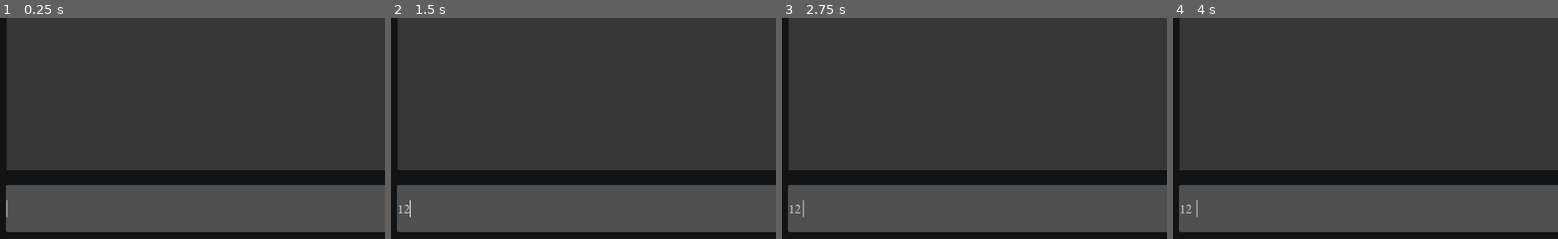
Above: before the commit, frames 1-4 (left to right).
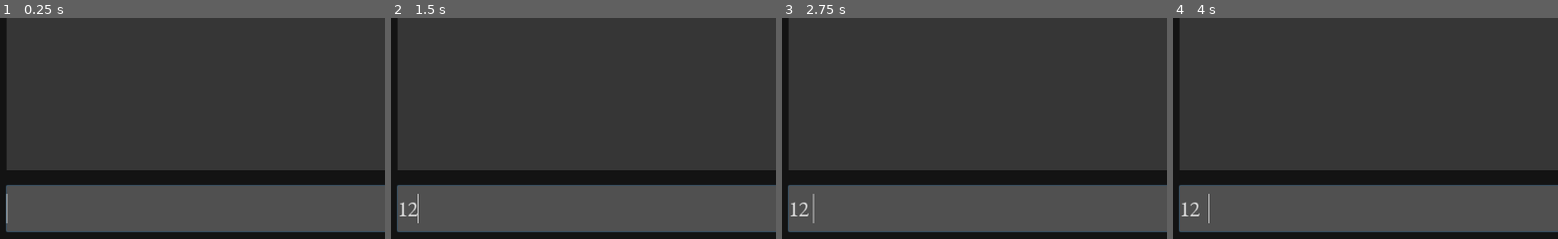
Above: after the commit, the same moments.

Repository: philipuriarte/Godot-Retro-Text-Adventure-Tutorial
Game: Godot game, scene res://game.tscn
Two runs of this game, one before a commit and one after it. Both use one fixed random seed, a clock stepped at 60 frames per second and the inputs below.
Inputs (mouse positions are % of the whole screen's width and height, from its top left):
- Up to frame 1 (0.25 s): no input
- Up to frame 2 (1.5 s): click (50, 93) at 0.52 s; type "12" at 0.6 s; tap Enter at 1.25 s
- Up to frame 3 (2.75 s): tap Space at 2 s
- Up to frame 4 (4 s): tap Enter at 2.75 s; tap Space at 3.5 s
The pictures show only the part of the screen within x 0-50%, y 50-100%; the shares and areas given below are measured in that part.

The runs differ from the first frame. In frame 1, less than 0.1% of the frame differs, in the area x 1-3%, y 79-93%; in frame 2, 0.2%; in frame 3, 0.3%, in the area x 2-9%, y 79-93%; in frame 4, 0.2%.

Commit message:
Update font in Input node

Diff:
--- a/game.tscn
+++ b/game.tscn
@@ -1,7 +1,7 @@
 [gd_scene load_steps=7 format=2]
 
 [ext_resource path="res://input.gd" type="Script" id=1]
-[ext_resource path="res://fonts/eb_garamond_16.tres" type="DynamicFont" id=2]
+[ext_resource path="res://fonts/eb_garamond_28.tres" type="DynamicFont" id=2]
 
 [sub_resource type="StyleBoxFlat" id=1]
 bg_color = Color( 0.0784314, 0.0784314, 0.0784314, 1 )
